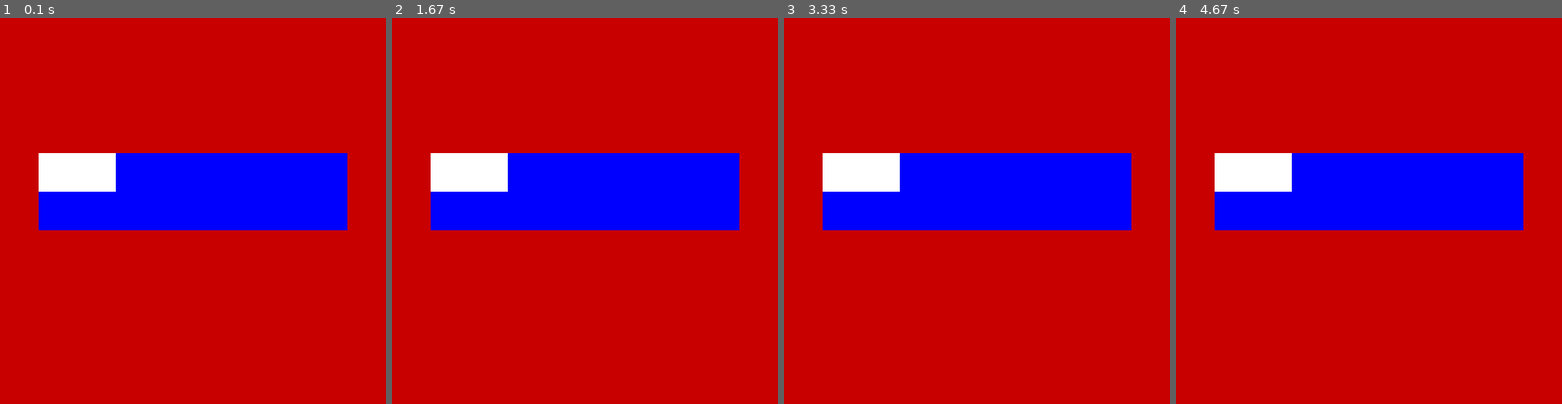
Above: before the commit, frames 1-4 (left to right).
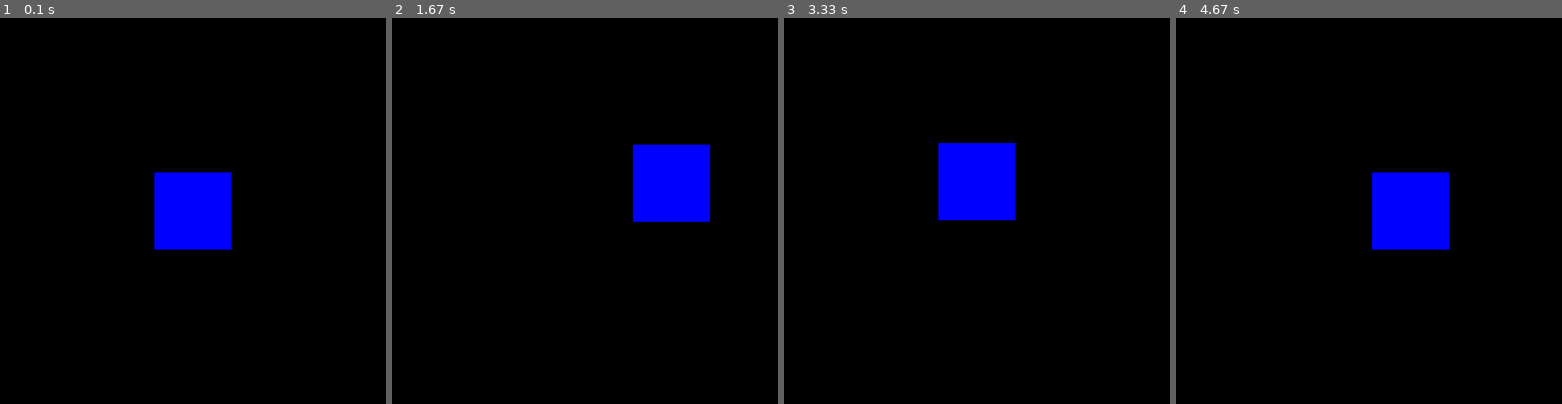
Above: after the commit, the same moments.

Repository: 1it3ra11y/James-Hamed-All-Code
Game: pygame game, started from python/pygame/gamepy.py
The game is run twice, just before and just after one commit, with the same random seed, the same clock (stepped at 60 frames per second) and the same inputs.
Inputs:
- Up to frame 1 (0.1 s): no input
- Up to frame 2 (1.67 s): hold D 0.33-0.8 s; hold W 0.83-1.13 s; hold D 1.17-1.63 s
- Up to frame 3 (3.33 s): hold A 1.67-2.2 s; hold S 2.23-2.53 s; hold A 2.57-2.97 s; hold W from 3 s (still down)
- Up to frame 4 (4.67 s): release W at 3.37 s; hold D 3.4-4.03 s; hold S 4.07-4.43 s; hold A from 4.47 s (still down)

The runs differ from the first frame. In frame 1, 97% of the frame differs, in the area x 0-100%, y 0-100%; in frame 2, 96%; in frame 3, 97%; in frame 4, 97%.

Commit message:
added player movement

Diff:
--- a/python/pygame/gamepy.py
+++ b/python/pygame/gamepy.py
@@ -1,33 +1,30 @@
-import pygame
-import sys
-
+import pygame, sys
 pygame.init()
 
-canvas = pygame.display.set_mode((500, 500))
-canvas.fill((200, 0,0 ))
+screen = pygame.display.set_mode((500, 500))
+clock = pygame.time.Clock()
+Testsurface = pygame.Surface((100, 100))
+Testsurface.fill((0, 0, 255))
+player = Testsurface.get_rect(center = (250, 250))
 
-pygame.display.set_caption("This Pygame is a Pyshame")
-exit = False
+while True:
+    screen.fill((0, 0, 0))
+    screen.blit(Testsurface, player)
 
-pygame.draw.rect(canvas, (0, 0, 255), [50, 175, 400, 100], 0)
-pygame.draw.rect(canvas, (255, 255, 255), [50, 175, 100, 50], 0)
-pygame.display.update()
-while not exit:
+    key = pygame.key.get_pressed()
+    if key[pygame.K_a] == True:
+        player.move_ip(-2, 0)
+    elif key[pygame.K_d] == True:
+        player.move_ip(2, 0)
+    elif key[pygame.K_s] == True:
+        player.move_ip(0, 2)
+    elif key[pygame.K_w] == True:
+        player.move_ip(0, -2)
 
- for event in pygame.event.get():
-     if event.type == pygame.QUIT:
-        pygame.quit()
-        sys.exit()
-     if event.type == pygame.KEYDOWN:
-         if event.key == pygame.K_SPACE:
-             print("space")
-         elif event.key == pygame.K_w:
-             print("w")
-         elif event.key == pygame.K_a:
-             print("a")
-         elif event.key == pygame.K_s:
-             print("s")
-         elif event.key == pygame.K_d:
-             print("d")
+    for event in pygame.event.get():
+        if event.type == pygame.QUIT:
+            pygame.quit()
+            sys.exit()
 
- pygame.display.update()
+    pygame.display.update()
+    clock.tick(60)
